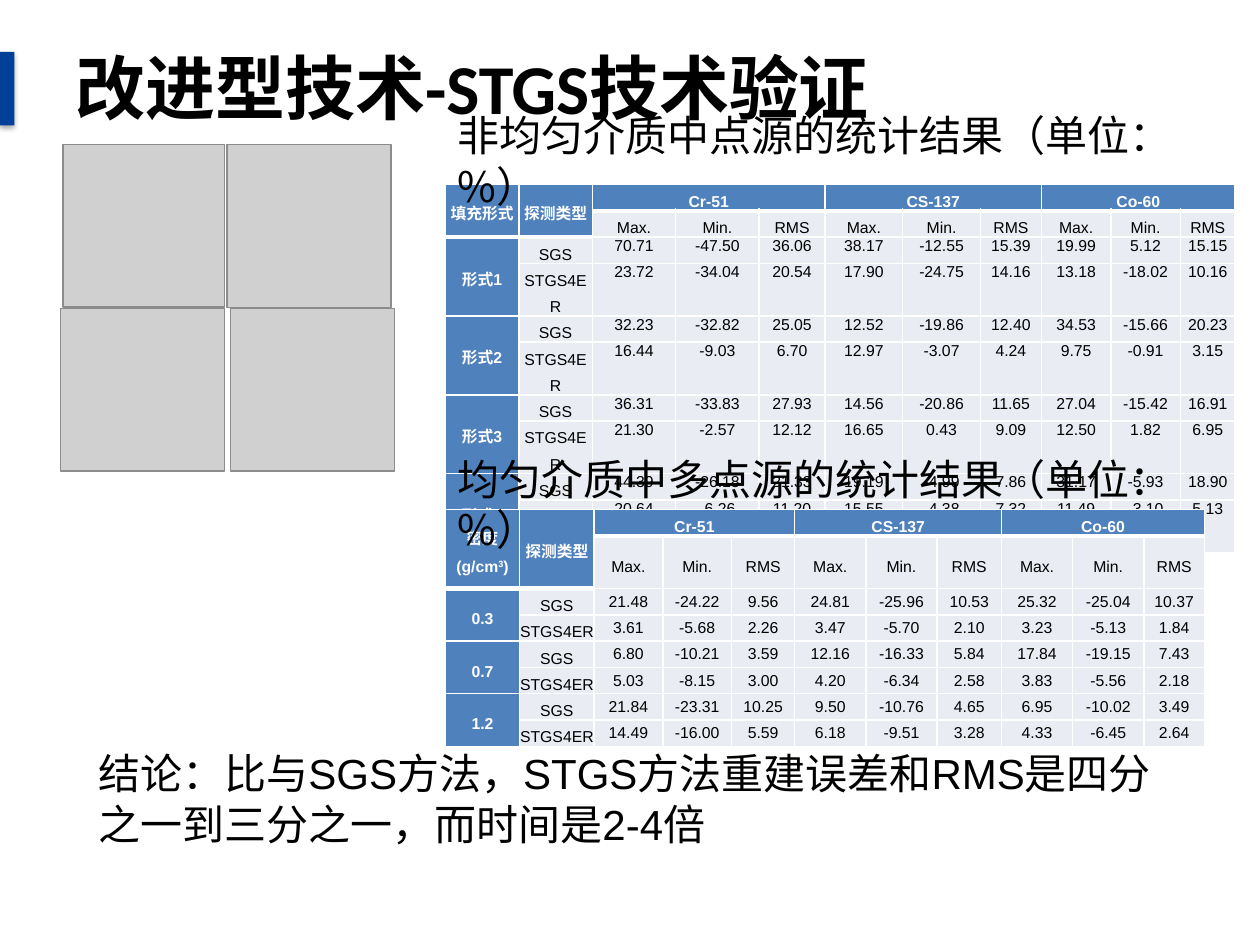
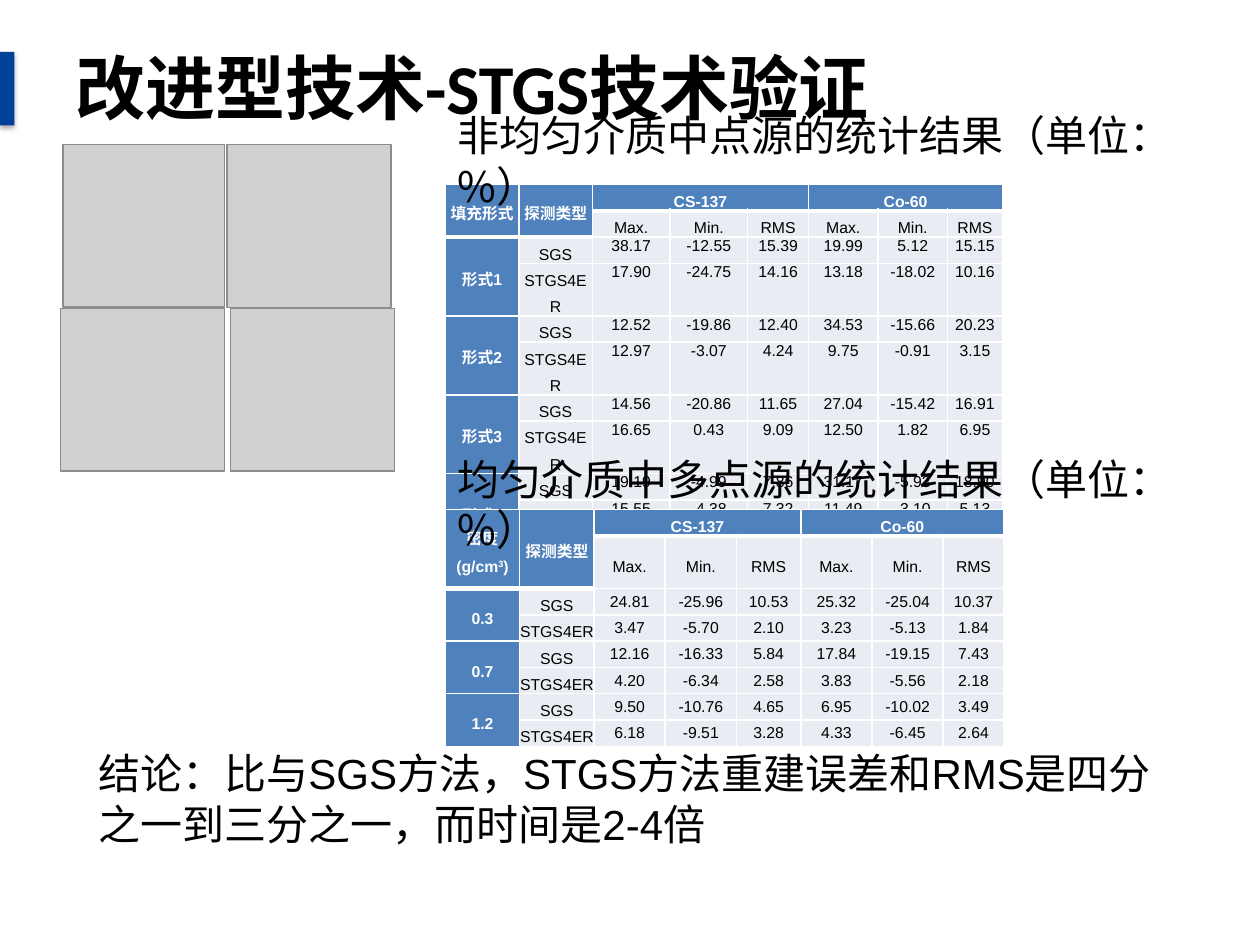
Before and after one commit to danxibao/NDAPapers, a slide deck: slide 19 of 毕业答辩报告.pptx. Drawn at 1260x945 pixels with LibreOffice and Linux fonts; fonts in the diff are those of the drawing; grey boxes stand for pictures; background and template pictures are left out. Boxes give left, top, right and bottom in pixels: in the first picture for what was removed or moved away, otherwise in the second. Text is boxed around its words. In the diff, an @@ line names an element or a change of style, - is before the commit and + after.

```diff
--- a/毕业答辩报告.pptx
+++ b/毕业答辩报告.pptx
@@ table at (445, 184, 1002, 530) @@
-column 3: Cr-51 | Max. | 70.71 | 23.72 | 32.23 | 16.44 | 36.31 | 21.30 | 44.39 | 20.64
-column 4:  | Min. | -47.50 | -34.04 | -32.82 | -9.03 | -33.83 | -2.57 | -26.18 | -6.26
-column 5:  | RMS | 36.06 | 20.54 | 25.05 | 6.70 | 27.93 | 12.12 | 21.33 | 11.20
@@ table: place and size @@
-table at (445, 184, 1234, 742)
+table at (445, 184, 1002, 530)
@@ table at (445, 510, 1005, 746) @@
-column 3: Cr-51 | Max. | 21.48 | 3.61 | 6.80 | 5.03 | 21.84 | 14.49
-column 4:  | Min. | -24.22 | -5.68 | -10.21 | -8.15 | -23.31 | -16.00
-column 5:  | RMS | 9.56 | 2.26 | 3.59 | 3.00 | 10.25 | 5.59
@@ table: place and size @@
-table at (445, 510, 1207, 746)
+table at (445, 510, 1005, 746)
```
Also in this commit, not shown: 3 other slides changed, 2 other files.
